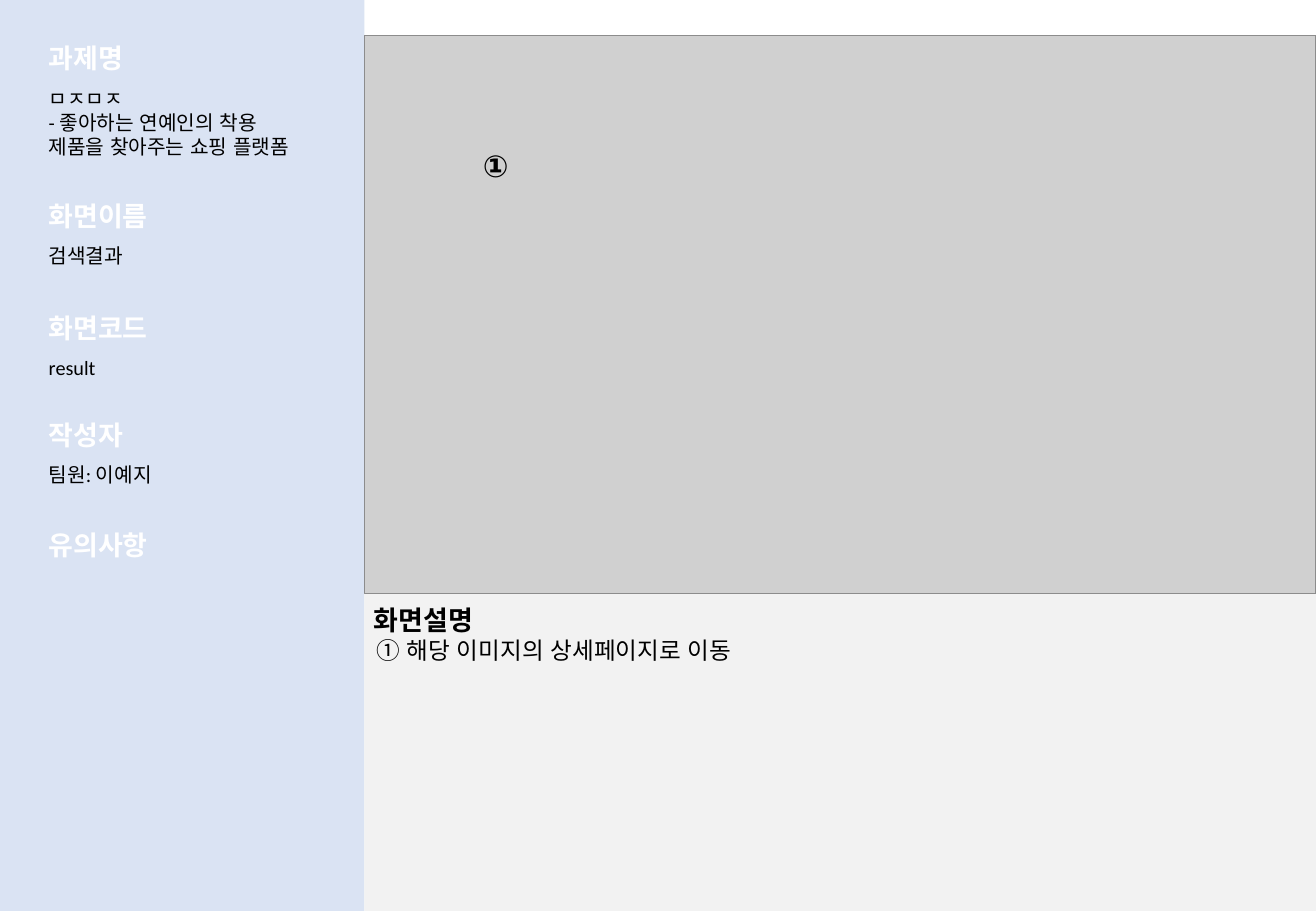
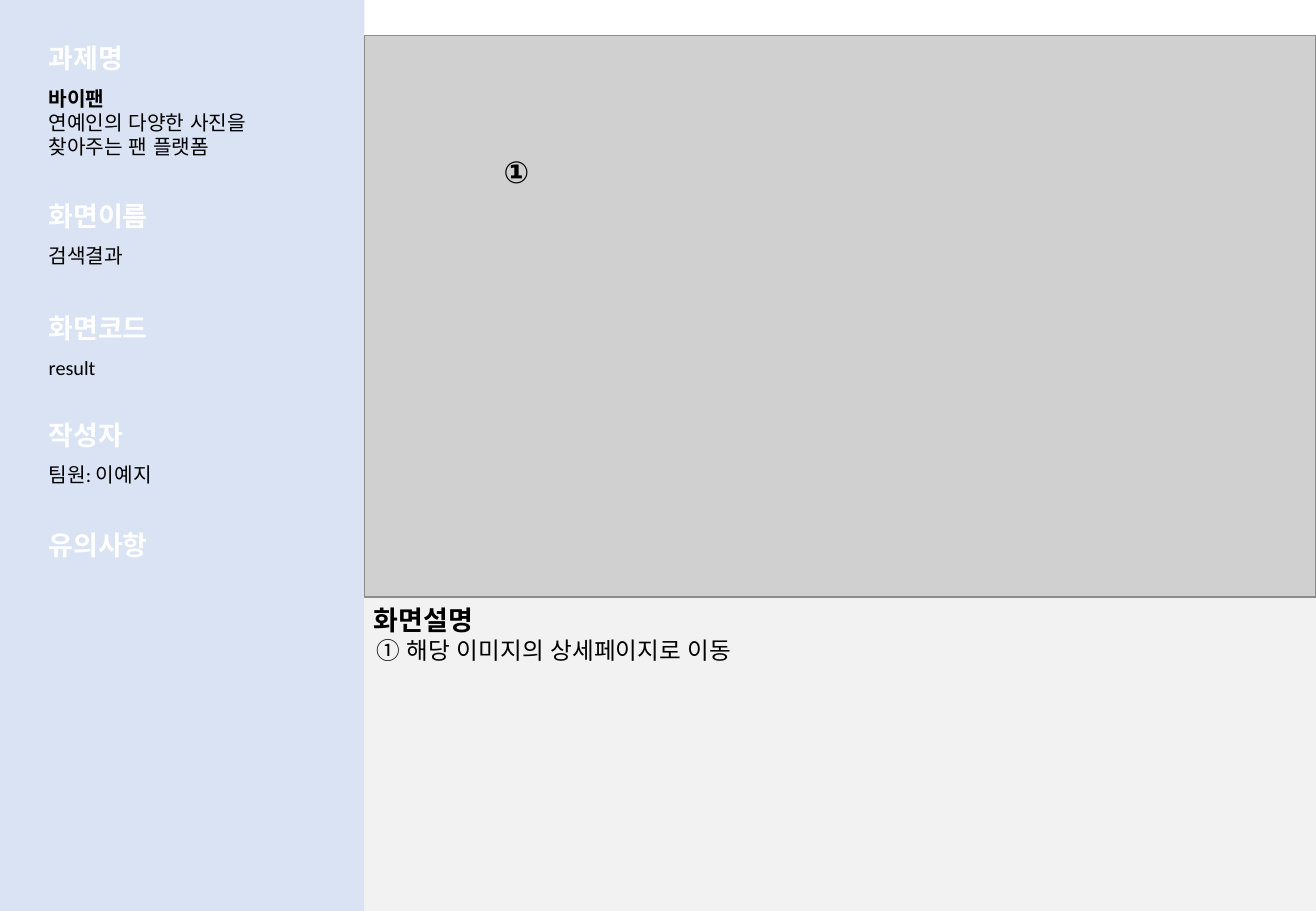
Before and after one commit to LeticiaKang/Project_Idol-Fandom-WebPlaform, a slide deck: slide 10 of 1. 산출문서/화면설계서(실전)/화면설계서_서식(1조. HappyVirus) (실전).pptx (slide 11 before the commit). Drawn at 1316x911 pixels with LibreOffice and Linux fonts; fonts in the diff are those of the drawing; grey boxes stand for pictures. Boxes give left, top, right and bottom in pixels: in the first picture for what was removed or moved away, otherwise in the second. Text is boxed around its words. In the diff, an @@ line names an element or a change of style, - is before the commit and + after.

```diff
--- a/1. 산출문서/화면설계서(실전)/화면설계서_서식(1조. HappyVirus) (실전).pptx
+++ b/1. 산출문서/화면설계서(실전)/화면설계서_서식(1조. HappyVirus) (실전).pptx
@@ picture: place and size @@
-picture at <box>365,36,1316,594</box>
+picture at <box>365,36,1316,598</box>
@@ text at <box>49,89,246,156</box>: text changed @@
-ㅁㅈㅁㅈ
-- 좋아하는 연예인의 착용 제품을 찾아주는 쇼핑 플랫폼
+바이팬
+연예인의 다양한 사진을 찾아주는 팬 플랫폼
@@ text "①": place and size @@
-text "①" at <box>483,155,509,178</box>
+text "①" at <box>504,161,530,184</box>
```
Also in this commit, not shown: 17 other slides changed, 2 slides removed.
